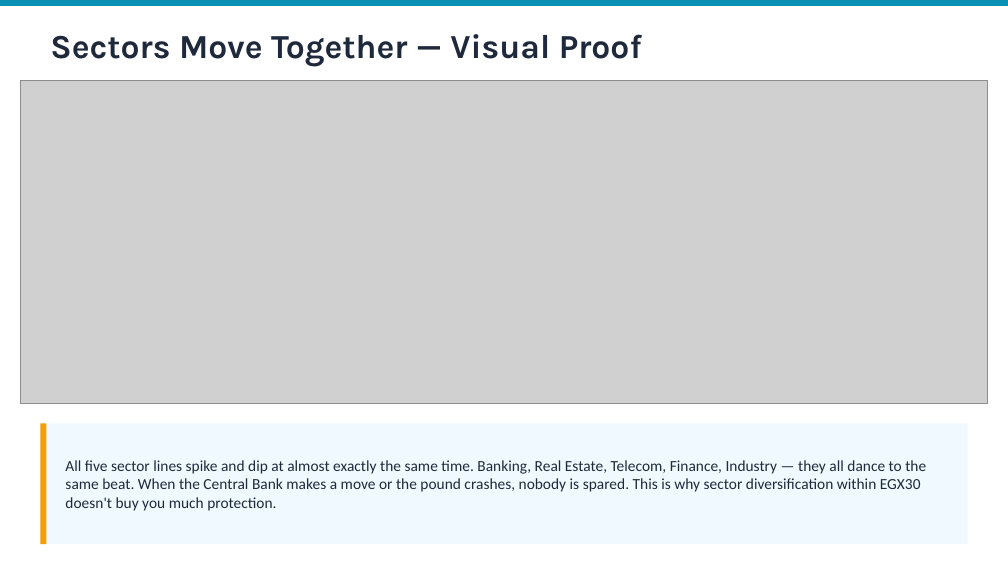
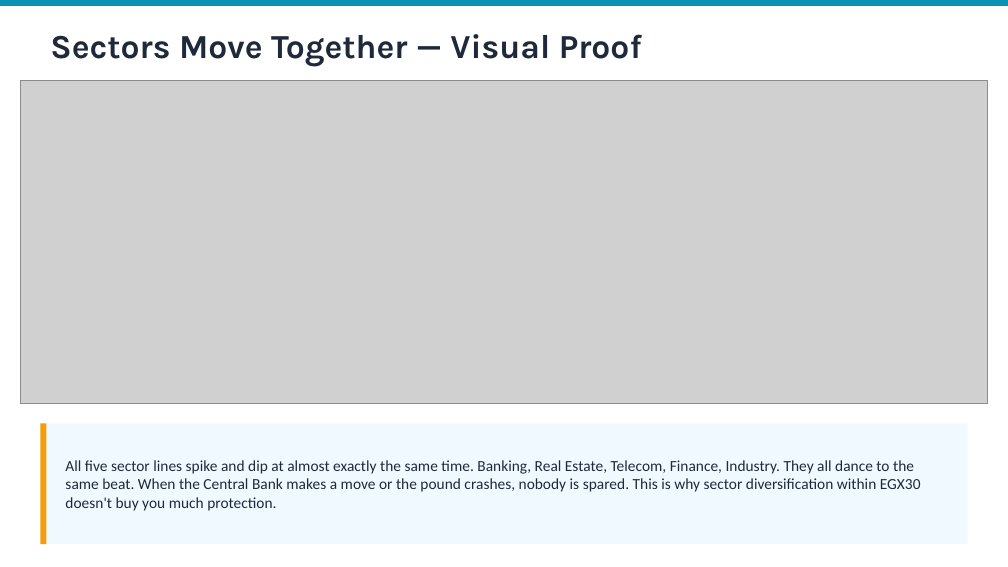
Before and after one commit to mohamedredasafan1/dataroom, a slide deck: slide 7 of EGX30_Presentation_Final.pptx. Drawn at 1008x567 pixels with LibreOffice and Linux fonts; fonts in the diff are those of the drawing; grey boxes stand for pictures. Boxes give left, top, right and bottom in pixels: in the first picture for what was removed or moved away, otherwise in the second. Text is boxed around its words. In the diff, an @@ line names an element or a change of style, - is before the commit and + after.

```diff
--- a/EGX30_Presentation_Final.pptx
+++ b/EGX30_Presentation_Final.pptx
@@ text at [65,460,921,511]: text changed @@
-All five sector lines spike and dip at almost exactly the same time. Banking, Real Estate, Telecom, Finance, Industry — they all dance to the same beat. When the Central Bank makes a move or the pound crashes, nobody is spared. This is why sector diversification within EGX30 doesn't buy you much protection.
+All five sector lines spike and dip at almost exactly the same time. Banking, Real Estate, Telecom, Finance, Industry. They all dance to the same beat. When the Central Bank makes a move or the pound crashes, nobody is spared. This is why sector diversification within EGX30 doesn't buy you much protection.
```
Also in this commit, not shown: 9 other slides changed.
